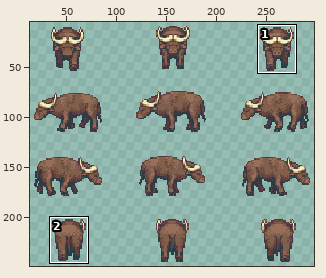
Sprite sheet, stored at src/main/resources/images/animated/buffalo_baby.png. The first picture is a wide view before the edit; the outline marks the close-up.
Close-up. Earlier state:
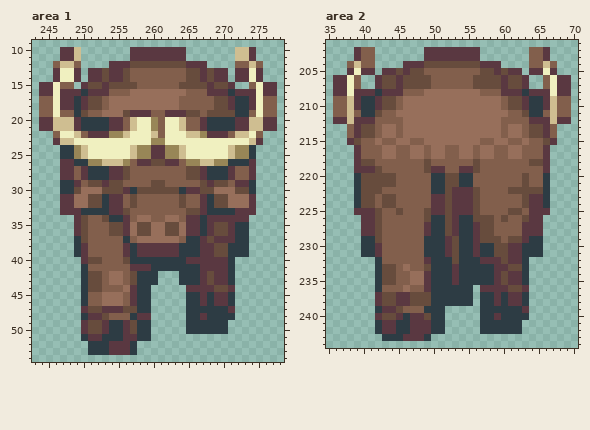
The file is 312x256 pixels. Shown: area 1: x 243..278, y 9..54; area 2: x 35..70, y 201..244. The wide view leaves out empty margins. The commit also changed other parts of the picture, which this record leaves out.
After the commit:
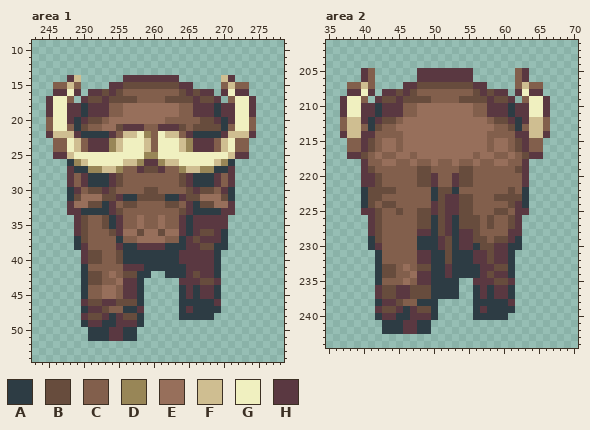
Palette (. is transparent): A #2d3c44  B #674c3d  C #825f4c  D #988657  E #976f5b  F #cfbe91  G #f0f0c0  H #5a3841
Changes in this commit:
Changed rows in their new state; - is an unchanged pixel.
Area 1:
first column x 244:
10 ---...-------........-------...---
11 ---...-------........-------...---
12 --....----..............----....--
13 --....-....................-....--
14 --..HF-.....HHHHHHHH......FH....--
15 ..C-FC....HH--BBBBBBHH....CFCC....
16 ..H-G-.--BHB-CCCCCCCBHBH-.-G--....
17 .H-GC.---HBBBBCCCCBBBBHBBH.CGG-...
18 .H-G-HAHHHCC----------HHHAH-GG-...
19 .H-GHHAHHHCCEEEEEEEECCHHHAHHGGH...
20 .CGGHAHBBCEEEEEEEECCC--BBH-HGGC...
21 .CGGCABCCEEBHHHCCHHHB-BBBB-CGGC...
22 -HFFFHAAAAHC-F-DCGFFCHAAAA-F--H.--
23 --CCGFCHHHDF---FCG--FDHHHCF-CC..--
24 --CCGFCHHHDF-GGFCGGG-DHHHCFGCC.---
25 --HHFGG------GG-DGGGG-------HH.---
26 ---.ADFGGGGGFFD-HDFFGGGGGF--...---
27 ---.-AADDFFDC-HBBH--DFFDD---...---
28 ---.-------BC-------BHAA-HC-...---
29 ---.HCHAAAH-----CC--BHAAAHCH...---
30 ---.-HCBBH-CCCC--CCCCB---CHA...---
31 ---.AB-EEBB-AABBBBAAHBBEEE-A...---
32 ---.-------CB-----BBCHABBEEH...---
33 ---.-------BC-------BHAA--HH...---
34 -----------HC--C-ECCHA-H---...----
35 ---------BAHCCECC-CCHA-H-HH...----
36 -----------HE--E-BEEHA-BBHA...----
37 -----------AC-----CCAHB-H-A...----
38 -----------HA-----AA-HHBBAA...----
39 -----.-BB--BA-AAAAAAHHH--A....----
40 -----------BA-------H----A..------
41 ------------H--A-----HH--A..------
42 -----------CB---.-AA-HB-HA..------
43 ----------C-HH-..---HHHB--..------
44 -------CCEE-H--.----A-A--A..------
45 -----------CH--.----AH--HA..------
46 ------HBBHHBBB-.----A--A--..------
47 ------AHHBCCAAH.----AH----..------
48 ------HBBHAHBBA.----A--A-...------
49 ------AHHA-H-H-.-----......-------
50 ------.AAAHHAA..-----......-------
51 ------.AA-HHAA..------------------
52 -------.......--------------------
53 -------.......--------------------
Area 2:
first column x 36:
202 ---...-------........-------...---
203 ---...-------........-------...---
204 --....----..............----....--
205 --..-C-.....HHHHHHHH......CH....--
206 ....HC......HHHHHHHH......C---....
207 ..C-FC....HH--BBBBBBHH....CFCC....
208 ..H-G-.--BHB-CCCCCCCBHBH-.-G--....
209 .HGGC.---HBBBBCCCCBBBBHBBH.CGG-...
210 .HGGHHAHHHCC--------CCHHHAH-GG-...
211 .HGGHHAHHHCC--------CCHHHAHHGGH...
212 .C-F-AHBB-------------CBBHAHFFC...
213 -CFFCABCCE-------------C-BA-FFC.--
214 -HFFHH-CC-------------CC-CHHFF-.--
215 --CCHBCEEC-EE--------E----BH--..--
216 --CCHB----E--E--EE--E-CEECBH--.---
217 --H-B-ECCEEC-E--EE--------CBHH.---
218 ---.HC-EE--E-CE--E--E--EE--H...---
219 ---.-BC-----B-CC--BBC-----BH...---
220 ---.HH-CC---BBHCCHBB-------H...---
221 ---.HH-CC---BBHCCHBB-------H...---
222 ---.A--BB------B-ACCC-----CA...---
223 ---.A-BCC-----ABH-BBC--BBBBA...---
224 ---.A----------BH-BBC----BHA...---
225 ---.--------B--BH-BBC--BBCHH...---
226 ----.-------B--BHABB-C--CBH...----
227 ----.-------BB-BHABBBC---BH...----
228 ----.-------H--BHAHHBCC--HH...----
229 ----.-------A--HBAHHB-C-BHA...----
230 ----.-------A--HBAHHABBHHAA...----
231 ----..A-----HH--BA---HBHHA....----
232 ------------H---BA--H-B-HA..------
233 ------------B---HA---HHBBA..------
234 ------------H---HA---HB-HA..------
235 -------CC-ECH----A..HHHB--..------
236 ------HBBHHBBB----..A-A--A..------
237 ------------------..AH--HA..------
238 ------AHHBCCAA-.....A--A--..------
239 ------HBBHAHBB-.----AH----..------
240 ------AHHA---H-.----A--A-...------
241 ------.AA-H-AA..-----......-------
242 ------.AA-H-AA..-----......-------
243 -------.......--------------------
